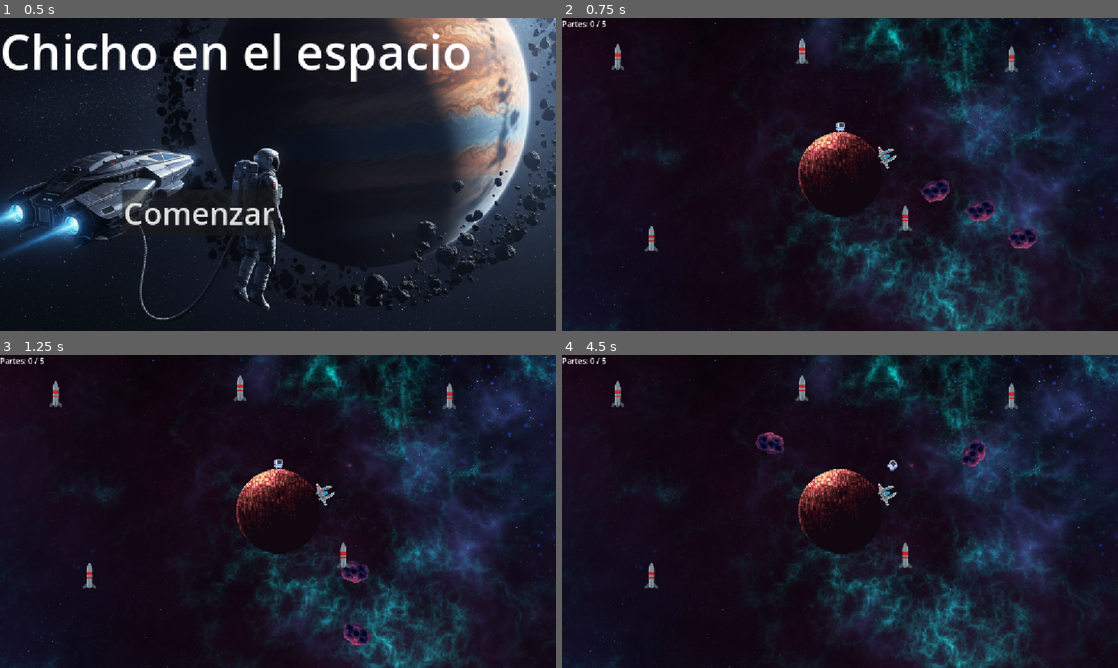
Above: before the commit, frames 1-4 (two rows, left to right).
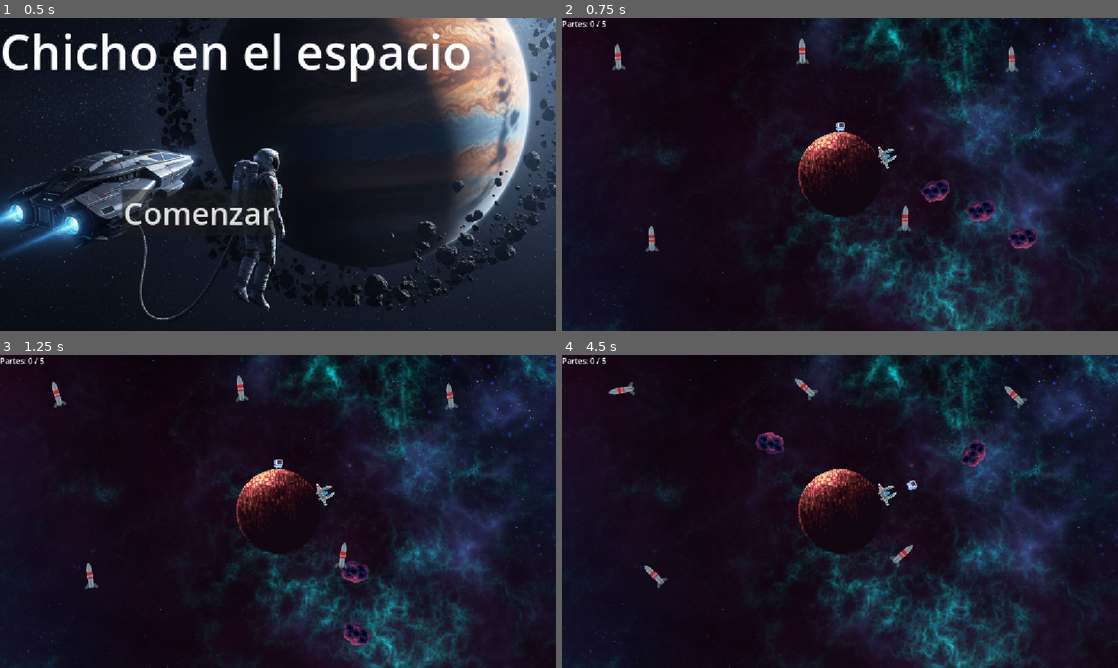
Above: after the commit, the same moments.

Repository: Madonexx/Proyecto-chicho
Game: Godot game, scene res://Escenas/MainMenu.tscn
The game is run twice, just before and just after one commit, with the same random seed, the same clock (stepped at 60 frames per second) and the same inputs.
Inputs (mouse positions are in pixels of both pictures, inside the frame that each line leads up to):
- Up to frame 1 (0.5 s): no input
- Up to frame 2 (0.75 s): click "Comenzar" at 0.5 s
- Up to frame 3 (1.25 s): no input
- Up to frame 4 (4.5 s): move the mouse to (962, 495) at 1.27 s; hold D (derecha) 1.28-2.03 s; hold Right mouse button (acercar) 1.28-2.03 s; click (962, 495) at 1.55 s; move the mouse to (728, 527) at 2.02 s; hold A (izquierda) 2.03-2.78 s; click (728, 527) at 2.1 s; right-click (728, 527) at 2.3 s; move the mouse to (895, 442) at 2.77 s; hold D (derecha) 2.78-3.53 s; hold Right mouse button (acercar) 2.78-3.53 s; click (895, 442) at 3.05 s; move the mouse to (812, 574) at 3.52 s; hold W (arriba) 3.53-4.28 s; click (812, 574) at 3.6 s; right-click (812, 574) at 3.8 s; move the mouse to (1006, 558) at 4.27 s; press the mouse at (1006, 558) at 4.28 s; hold A (izquierda) from 4.28 s (still down); tap E (interact) at 4.35 s

Frame 1 is identical in both runs. In frame 2, 0.1% of the frame differs, in the area x 8-82%, y 6-75%; in frame 3, 0.3%; in frame 4, 0.9%, in the area x 8-84%, y 6-75%.

Commit message:
musica, fix del movimiento, efectos varios, SFX
agregue musica a los menus y el nivel, efectos de sonido para la muerte del personaje, agregue rotación a las partes de la nave, arregle el problema de que el personaje vaya mas rápido cuanto mas lejos este del planeta, agregue que el personaje vaya mas lento al llevar una pieza y algún que otro cambio estético a los menús

Diff:
--- a/Escenas/Defeat.tscn
+++ b/Escenas/Defeat.tscn
@@ -1,7 +1,8 @@
-[gd_scene load_steps=3 format=3 uid="uid://b84w0dyh5ba0u"]
+[gd_scene load_steps=4 format=3 uid="uid://b84w0dyh5ba0u"]
 
 [ext_resource type="Script" uid="uid://bxg2bjtfvg06a" path="res://Scripts/victoria.gd" id="1_m6kex"]
 [ext_resource type="Texture2D" uid="uid://b21kfjjvh4062" path="res://Assets/UI/Derrota.png" id="2_nl6uj"]
+[ext_resource type="AudioStream" uid="uid://b8ghnsumiw54c" path="res://Assets/Audio/audio/bgs/Darkness.ogg" id="3_88rk7"]
 
 [node name="Control" type="Control"]
 layout_mode = 3
@@ -51,5 +52,10 @@
 offset_bottom = 480.0
 text = "Volver al Menú"
 
+[node name="musica" type="AudioStreamPlayer2D" parent="."]
+stream = ExtResource("3_88rk7")
+volume_db = -14.0
+autoplay = true
+
 [connection signal="pressed" from="Button" to="." method="_on_button_pressed"]
 [connection signal="pressed" from="Button2" to="." method="_on_button_2_pressed"]
--- a/Escenas/MainMenu.tscn
+++ b/Escenas/MainMenu.tscn
@@ -1,7 +1,8 @@
-[gd_scene load_steps=3 format=3 uid="uid://dqiiqd0wd0a5h"]
+[gd_scene load_steps=4 format=3 uid="uid://dqiiqd0wd0a5h"]
 
 [ext_resource type="Script" uid="uid://brg8vpya2jgcl" path="res://Scripts/main_menu.gd" id="1_3bb84"]
 [ext_resource type="Texture2D" uid="uid://bm7rrxbu3vku6" path="res://Assets/UI/Menu.png" id="2_jg0v5"]
+[ext_resource type="AudioStream" uid="uid://cc35iwx0onblo" path="res://Assets/Audio/audio/bgm/Alexander Zhelanov-Battle_1.ogg" id="3_ij1hm"]
 
 [node name="Control" type="Control"]
 layout_mode = 3
@@ -42,4 +43,9 @@
 theme_override_font_sizes/font_size = 64
 text = "Comenzar"
 
+[node name="musica" type="AudioStreamPlayer2D" parent="."]
+stream = ExtResource("3_ij1hm")
+volume_db = -14.0
+autoplay = true
+
 [connection signal="pressed" from="Button" to="." method="_on_button_pressed"]
--- a/Escenas/Victory.tscn
+++ b/Escenas/Victory.tscn
@@ -1,50 +1,58 @@
-[gd_scene load_steps=3 format=3 uid="uid://kq5y4a6aiymt"]
+[gd_scene load_steps=4 format=3 uid="uid://kq5y4a6aiymt"]
 
 [ext_resource type="Script" uid="uid://bxg2bjtfvg06a" path="res://Scripts/victoria.gd" id="1_bdcpr"]
 [ext_resource type="Texture2D" uid="uid://djoxx5nvjvv4m" path="res://Assets/UI/Victoria.png" id="2_weo2q"]
+[ext_resource type="AudioStream" uid="uid://dn3ugeeirqvv7" path="res://Assets/Audio/audio/me/Seka - WhatIsLeft.ogg" id="3_nebfd"]
 
 [node name="Control" type="Control"]
 layout_mode = 3
 anchors_preset = 0
-offset_right = 40.0
-offset_bottom = 40.0
+offset_left = 8.0
+offset_top = 72.0
+offset_right = 48.0
+offset_bottom = 112.0
 script = ExtResource("1_bdcpr")
 
 [node name="TextureRect" type="TextureRect" parent="."]
 z_index = -5
 layout_mode = 0
-offset_left = -6.0
-offset_top = -7.0
-offset_right = 1018.0
-offset_bottom = 1017.0
+offset_left = -8.0
+offset_top = -296.0
+offset_right = 1142.0
+offset_bottom = 728.0
 texture = ExtResource("2_weo2q")
 
 [node name="Label" type="Label" parent="."]
 layout_mode = 0
-offset_left = 511.0
-offset_top = 9.0
-offset_right = 747.0
-offset_bottom = 97.0
+offset_left = 448.0
+offset_top = 8.0
+offset_right = 684.0
+offset_bottom = 96.0
 theme_override_font_sizes/font_size = 64
 text = "Victoria"
 
 [node name="Button" type="Button" parent="."]
 layout_mode = 0
-offset_left = 391.0
-offset_top = 136.0
-offset_right = 823.0
-offset_bottom = 232.0
+offset_left = 352.0
+offset_top = 128.0
+offset_right = 784.0
+offset_bottom = 224.0
 theme_override_font_sizes/font_size = 64
 text = "Volver a jugar"
 
 [node name="Button2" type="Button" parent="."]
 layout_mode = 0
-offset_left = 382.0
-offset_top = 261.0
-offset_right = 851.0
-offset_bottom = 357.0
+offset_left = 344.0
+offset_top = 264.0
+offset_right = 813.0
+offset_bottom = 360.0
 theme_override_font_sizes/font_size = 64
 text = "Volver al Menú"
 
+[node name="musica" type="AudioStreamPlayer2D" parent="."]
+stream = ExtResource("3_nebfd")
+volume_db = -14.0
+autoplay = true
+
 [connection signal="pressed" from="Button" to="." method="_on_button_pressed"]
 [connection signal="pressed" from="Button2" to="." method="_on_button_2_pressed"]
--- a/Escenas/main.tscn
+++ b/Escenas/main.tscn
@@ -9,6 +9,7 @@
 [ext_resource type="PackedScene" uid="uid://ochbidsbmyan" path="res://Escenas/Asteroidc.tscn" id="7_s2ilj"]
 [ext_resource type="PackedScene" uid="uid://b48ahqgg2s5eo" path="res://Escenas/ShipBase.tscn" id="8_ktoa8"]
 [ext_resource type="PackedScene" uid="uid://llvb0wbdjdq3" path="res://Escenas/ShipPart.tscn" id="9_1md0r"]
+[ext_resource type="AudioStream" uid="uid://bde8rn70k8og8" path="res://Assets/Audio/audio/bgm/DST-AngryMod.ogg" id="10_n3qho"]
 
 [sub_resource type="CircleShape2D" id="CircleShape2D_7xwpo"]
 radius = 44.0114
@@ -55,7 +56,7 @@
 [node name="Player" parent="." node_paths=PackedStringArray("planet_node") instance=ExtResource("4_7xwpo")]
 position = Vector2(1, -52)
 planet_node = NodePath("../Planet/Planet")
-min_radius = 45.0
+min_radius = 52.0
 
 [node name="Asteroid" parent="." node_paths=PackedStringArray("planeta") instance=ExtResource("5_2ia52")]
 position = Vector2(-191, -71)
@@ -88,3 +89,8 @@
 
 [node name="ShipPart5" parent="." instance=ExtResource("9_1md0r")]
 position = Vector2(-39, -131)
+
+[node name="level_music_1" type="AudioStreamPlayer2D" parent="."]
+stream = ExtResource("10_n3qho")
+volume_db = -14.0
+autoplay = true
--- a/Escenas/player.tscn
+++ b/Escenas/player.tscn
@@ -1,7 +1,108 @@
-[gd_scene load_steps=5 format=3 uid="uid://bawlu8u7j70d7"]
+[gd_scene load_steps=21 format=3 uid="uid://bawlu8u7j70d7"]
 
 [ext_resource type="Texture2D" uid="uid://tmhw7axib7vi" path="res://Assets/Sprites/Astronautas/Astronaut-Sheet.png" id="1_cnkc8"]
 [ext_resource type="Script" uid="uid://bunqlef0trbxc" path="res://Scripts/player.gd" id="1_i8vih"]
+[ext_resource type="Texture2D" uid="uid://c7t2akbco8ey4" path="res://Assets/Sprites/Astronautas/efectos de astronauta/FFLbOE (2).png" id="3_qgqwx"]
+[ext_resource type="AudioStream" uid="uid://ccvc1gf62y6uy" path="res://Assets/Audio/audio/se/Collapse3.ogg" id="4_6njrx"]
+
+[sub_resource type="AtlasTexture" id="AtlasTexture_6njrx"]
+atlas = ExtResource("3_qgqwx")
+region = Rect2(0, 0, 64, 64)
+
+[sub_resource type="AtlasTexture" id="AtlasTexture_cgfde"]
+atlas = ExtResource("3_qgqwx")
+region = Rect2(64, 0, 64, 64)
+
+[sub_resource type="AtlasTexture" id="AtlasTexture_xlwfv"]
+atlas = ExtResource("3_qgqwx")
+region = Rect2(128, 0, 64, 64)
+
+[sub_resource type="AtlasTexture" id="AtlasTexture_7v5l4"]
+atlas = ExtResource("3_qgqwx")
+region = Rect2(192, 0, 64, 64)
+
+[sub_resource type="AtlasTexture" id="AtlasTexture_b21vg"]
+atlas = ExtResource("3_qgqwx")
+region = Rect2(256, 0, 64, 64)
+
+[sub_resource type="AtlasTexture" id="AtlasTexture_ohiiw"]
+atlas = ExtResource("3_qgqwx")
+region = Rect2(320, 0, 64, 64)
+
+[sub_resource type="AtlasTexture" id="AtlasTexture_knqkl"]
+atlas = ExtResource("3_qgqwx")
+region = Rect2(384, 0, 64, 64)
+
+[sub_resource type="AtlasTexture" id="AtlasTexture_ul4kv"]
+atlas = ExtResource("3_qgqwx")
+region = Rect2(448, 0, 64, 64)
+
+[sub_resource type="AtlasTexture" id="AtlasTexture_oba5i"]
+atlas = ExtResource("3_qgqwx")
+region = Rect2(512, 0, 64, 64)
+
+[sub_resource type="AtlasTexture" id="AtlasTexture_y717v"]
+atlas = ExtResource("3_qgqwx")
+region = Rect2(576, 0, 64, 64)
+
+[sub_resource type="AtlasTexture" id="AtlasTexture_vwnoe"]
+atlas = ExtResource("3_qgqwx")
+region = Rect2(640, 0, 64, 64)
+
+[sub_resource type="AtlasTexture" id="AtlasTexture_r84g6"]
+atlas = ExtResource("3_qgqwx")
+region = Rect2(704, 0, 64, 64)
+
+[sub_resource type="AtlasTexture" id="AtlasTexture_m87nl"]
+atlas = ExtResource("3_qgqwx")
+region = Rect2(768, 0, 64, 64)
+
+[sub_resource type="SpriteFrames" id="SpriteFrames_2eo5y"]
+animations = [{
+"frames": [{
+"duration": 1.0,
+"texture": SubResource("AtlasTexture_6njrx")
+}, {
+"duration": 1.0,
+"texture": SubResource("AtlasTexture_cgfde")
+}, {
+"duration": 1.0,
+"texture": SubResource("AtlasTexture_xlwfv")
+}, {
+"duration": 1.0,
+"texture": SubResource("AtlasTexture_7v5l4")
+}, {
+"duration": 1.0,
+"texture": SubResource("AtlasTexture_b21vg")
+}, {
+"duration": 1.0,
+"texture": SubResource("AtlasTexture_ohiiw")
+}, {
+"duration": 1.0,
+"texture": SubResource("AtlasTexture_knqkl")
+}, {
+"duration": 1.0,
+"texture": SubResource("AtlasTexture_ul4kv")
+}, {
+"duration": 1.0,
+"texture": SubResource("AtlasTexture_oba5i")
+}, {
+"duration": 1.0,
+"texture": SubResource("AtlasTexture_y717v")
+}, {
+"duration": 1.0,
+"texture": SubResource("AtlasTexture_vwnoe")
+}, {
+"duration": 1.0,
+"texture": SubResource("AtlasTexture_r84g6")
+}, {
+"duration": 1.0,
+"texture": SubResource("AtlasTexture_m87nl")
+}],
+"loop": false,
+"name": &"default",
+"speed": 9.0
+}]
 
 [sub_resource type="RectangleShape2D" id="RectangleShape2D_i8vih"]
 size = Vector2(7, 9)
@@ -19,6 +120,14 @@
 hframes = 14
 vframes = 4
 
+[node name="AnimatedSprite2D" type="AnimatedSprite2D" parent="."]
+visible = false
+sprite_frames = SubResource("SpriteFrames_2eo5y")
+
+[node name="muerte" type="AudioStreamPlayer2D" parent="."]
+stream = ExtResource("4_6njrx")
+volume_db = -7.068
+
 [node name="CollisionShape2D" type="CollisionShape2D" parent="." groups=["player"]]
 position = Vector2(-0.5, 2.5)
 shape = SubResource("RectangleShape2D_i8vih")
--- a/Scripts/main.gd
+++ b/Scripts/main.gd
@@ -1,4 +1,6 @@
 extends Node
+
+@onready var level_music_1: AudioStreamPlayer2D = $level_music_1
 
 @export var ship_part_scene: PackedScene
 @export var total_parts_to_win: int = 5
@@ -10,6 +12,7 @@
 
 func _ready():
 	update_ui()
+	level_music_1.play()
 
 func _process(_delta):
 	update_ui()
@@ -17,6 +20,8 @@
 func update_ui():
 	parts_label.text = "Partes: %d / %d" % [parts_collected, total_parts_to_win]
 
+
+
 func deliver_part():
 	parts_collected += 1
 	update_ui()
--- a/Scripts/player.gd
+++ b/Scripts/player.gd
@@ -3,42 +3,59 @@
 @export var rotation_speed: float = 2.5   # Velocidad de A/D (radianes/seg)
 @export var radial_speed: float = 150.0  # Velocidad del mouse (píxeles/seg)
 @export var planet_node: Area2D
+@onready var can_move = true
 # Distancia max y min sobre el radio del planeta.
-@export var min_radius: float = 150.0
+@export var min_radius: float = 52.0
 @export var max_radius: float = 600.0
 var current_angle: float = 0.0     # Nuestro ángulo orbital
-var current_radius: float = 200.0  # Nuestra distancia al centro
+var current_radius: float = 50.0  # Nuestra distancia al centro
 @onready var sprite_2d: Sprite2D = $Sprite2D
 
 # --- Variables de Agarre
 var carried_part: RigidBody2D = null
+
 @onready var grabber_area: Area2D = $Grabber
 #Variable de offset entre el asset del astronauta y el asset de la parte
 @export var carry_offset: Vector2 = Vector2(0, -20)
 
+#animaciones
+@onready var animated_sprite_2d: AnimatedSprite2D = $AnimatedSprite2D
+
+#sonidos del player
+@onready var muerte: AudioStreamPlayer2D = $muerte
 
 func _ready():
 	# Calcula la posición inicial basada en dónde lo pusiste en el editor
 	if planet_node:
+		#
 		var start_vector = global_position - planet_node.global_position
 		current_angle = start_vector.angle()
 		current_radius = start_vector.length()
 
 func _physics_process(delta: float) -> void:
+	#arregla la hiper velocidad del pj al alejarse del planeta
 
-	if Input.is_action_pressed("izquierda"): # A o flecha izq
+	rotation_speed = 100 / current_radius
+	radial_speed = 150
+	if carried_part:
+		rotation_speed /= 2
+		radial_speed /= 2
+
+	if Input.is_action_pressed("izquierda") and can_move == true: # A o flecha izq
 		current_angle -= rotation_speed * delta
 		sprite_2d.flip_h = true
 
-	if Input.is_action_pressed("derecha"): # D o flecha der
+	if Input.is_action_pressed("derecha") and can_move == true: # D o flecha der
 		current_angle += rotation_speed * delta
 		sprite_2d.flip_h = false
 
-	if Input.is_action_pressed("acercar"): # Click Izq
+	if Input.is_action_pressed("acercar") and can_move == true: # Click Izq
 		current_radius -= radial_speed * delta
 
-	if Input.is_action_pressed("alejar"): # Click der
+
+	if Input.is_action_pressed("alejar") and can_move == true: # Click der
 		current_radius += radial_speed * delta
+
 
 	# Evita que el jugador se meta al planeta o se vaya muy lejos
 	current_radius = clamp(current_radius, min_radius, max_radius)
@@ -78,6 +95,7 @@
 				continue
 			carried_part = body
 			carried_part.pickup()
+
 			print("Parte agarrada")
 			break
 
@@ -107,4 +125,11 @@
 func _on_area_entered(area: Area2D) -> void:
 	if area.is_in_group("asteroids"):
 		print("¡CHOQUE! Has perdido.")
+		can_move = false
+		animated_sprite_2d.visible = true
+		sprite_2d.visible = false
+		animated_sprite_2d.play()
+		muerte.play()
+		await animated_sprite_2d.animation_finished
+
 		SceneManager.cambiar_escena("res://Escenas/Defeat.tscn")
--- a/Scripts/ship_part.gd
+++ b/Scripts/ship_part.gd
@@ -2,9 +2,23 @@
 
 var is_being_carried: bool = false
 
+@onready var sprite_2d: Sprite2D = $Sprite2D
+
+func _physics_process(delta: float) -> void:
+	girar_parte()
+
 func pickup():
 	is_being_carried = true
 	freeze = true
+
+@onready var quelado = randi_range(1, 2)
+@onready var rotarvalor = randf_range(0.001,0.009)
+
+func girar_parte():
+	if quelado == 2:
+		quelado = -1
+
+	rotation += rotarvalor * quelado
 
 func drop(is_delivered: bool):
 	is_being_carried = false
--- a/Scripts/victoria.gd
+++ b/Scripts/victoria.gd
@@ -6,9 +6,11 @@
 	pass # Replace with function body.
 
 
+
 # Called every frame. 'delta' is the elapsed time since the previous frame.
 func _process(delta: float) -> void:
 	pass
+
 
 
 func _on_button_pressed() -> void:
Not shown, changed: Assets/Audio/audio/bgm/Alexander Zhelanov-Battle_1.ogg.import
Not shown, changed: Assets/Audio/audio/bgm/DST-AngryMod.ogg.import
Not shown, changed: Assets/Audio/audio/bgs/Darkness.ogg.import
Not shown, changed: Assets/Audio/audio/me/Seka - WhatIsLeft.ogg.import
Binary file added: Assets/Sprites/Astronautas/efectos de astronauta/FFLbOE (2).png
Not shown, added: Assets/Sprites/Astronautas/efectos de astronauta/FFLbOE (2).png.import
Not shown: 1 places in Escenas/main.tscn that only renumber resources
